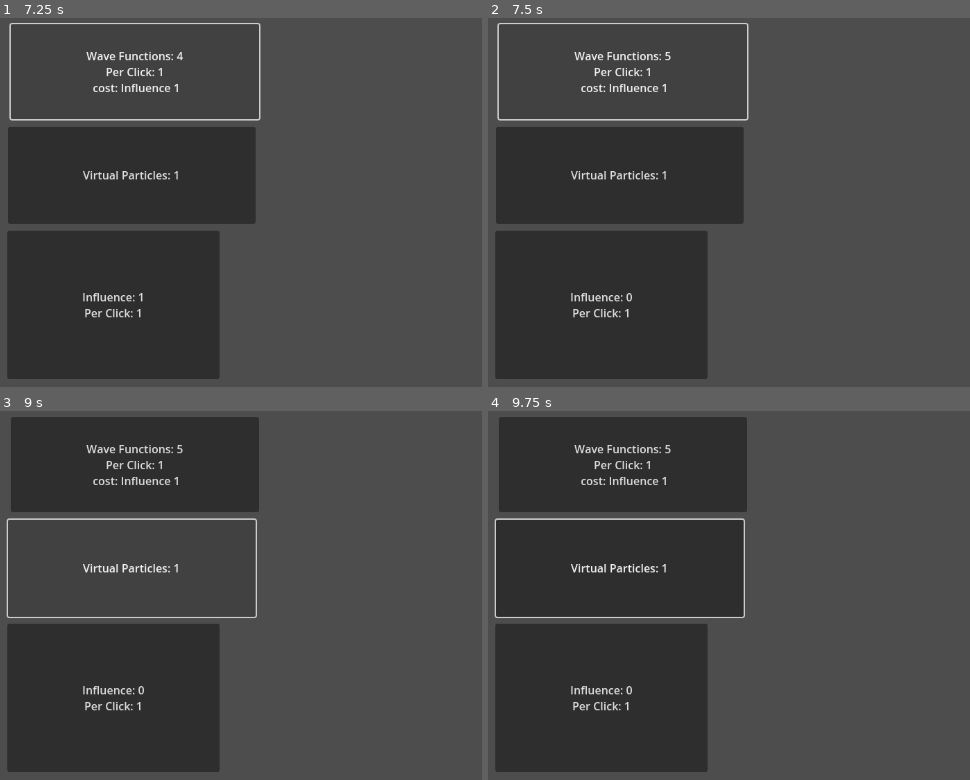
Above: before the commit, frames 1-4 (two rows, left to right).
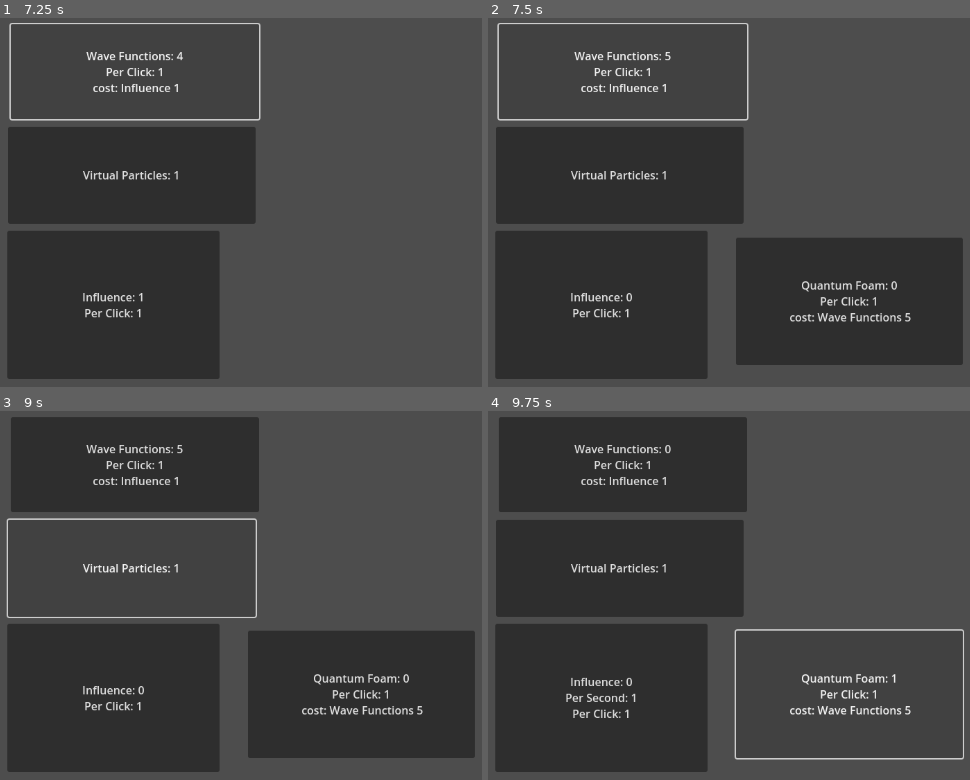
Above: after the commit, the same moments.

Repository: WilliamAHoffman/EmergentUniverse
Game: Godot game, scene res://scenes/root.tscn
Same seed, same stepped clock (60 frames per second), same inputs: the game is played once before the commit and once after it.
Inputs (mouse positions are in pixels of both pictures, inside the frame that each line leads up to):
- Up to frame 1 (7.25 s): click "Influence: 0 Per Click: 1" at 0.5 s; click "Influence: 1 Per Click: 1" at 1.25 s; click "Influence: 2 Per Click: 1" at 2 s; click "Influence: 3 Per Click: 1" at 2.75 s; click "Influence: 4 Per Click: 1" at 3.5 s; click "Wave Functions: 0 Per Click: …" at 4.25 s; click "Wave Functions: 1 Per Click: …" at 5 s; click "Wave Functions: 2 Per Click: …" at 5.75 s; click "Wave Functions: 3 Per Click: …" at 6.5 s
- Up to frame 2 (7.5 s): click "Wave Functions: 4 Per Click: …" at 7.25 s
- Up to frame 3 (9 s): click "Wave Functions: 5 Per Click: …" at 8 s; click "Virtual Particles: 1" at 8.75 s
- Up to frame 4 (9.75 s): click (849, 695) at 9.5 s, where only the run after the commit has a clickable "Quantum Foam: 0 Per Click: 1 …"

Frame 1 is identical in both runs. In frame 2, 16% of the frame differs, in the area x 51-99%, y 59-95%; in frame 3, 16%; in frame 4, 2.7%.

Commit message:
added upgrades and quantum foam

Diff:
--- a/scenes/root.tscn
+++ b/scenes/root.tscn
@@ -1,8 +1,7 @@
-[gd_scene load_steps=4 format=3 uid="uid://cyj1qkdkxyycc"]
+[gd_scene load_steps=3 format=3 uid="uid://cyj1qkdkxyycc"]
 
 [ext_resource type="Script" path="res://scripts/button scripts/button_manager.gd" id="1_u0srf"]
 [ext_resource type="Script" path="res://scripts/resource scripts/resource_manager.gd" id="2_os0tv"]
-[ext_resource type="Script" path="res://scripts/item scripts/item_manager.gd" id="3_unsvd"]
 
 [node name="Root" type="Node2D"]
 
@@ -57,8 +56,12 @@
 offset_right = 318.0
 offset_bottom = 521.0
 
+[node name="ShopQuantumFoam" type="Button" parent="ButtonManagerControl"]
+layout_mode = 0
+offset_left = 359.0
+offset_top = 317.0
+offset_right = 686.0
+offset_bottom = 501.0
+
 [node name="ResourceManager" type="Node2D" parent="."]
 script = ExtResource("2_os0tv")
-
-[node name="ItemManager" type="Node2D" parent="."]
-script = ExtResource("3_unsvd")
--- a/scripts/button scripts/button_data.gd
+++ b/scripts/button scripts/button_data.gd
@@ -10,6 +10,7 @@
 var cost : Dictionary #[ResourceData, int]
 var unlock_criteria : Dictionary #[ResourceData, int]
 var display_quantity : ResourceData
+var cost_scaling : int
 
 
 #Functional variables
@@ -22,11 +23,15 @@
 func _on_click():
 	if _check_cost():
 		_subtract_cost()
+
 		if add_resource != null:
 			_add_resources(add_resource.quantity_per_click)
 
 		if add_random_resources != null:
-			_add_random_resources(add_resource.quantity_per_click)
+			if add_resource != null:
+				_add_random_resources(add_resource.quantity_per_click)
+			else:
+				_add_random_resources(1)
 
 
 func _on_timer():
@@ -41,6 +46,7 @@
 
 func update_text():
 	button.text = main_text
+
 	if add_resource != null:
 		button.text += add_resource.name + ": " + str(add_resource.quantity)
 		if(add_resource.quantity_per_second != 0):
@@ -73,6 +79,7 @@
 func _add_resources(quantity):
 	add_resource.quantity += quantity
 
+
 func _add_random_resources(quantity_generated_from):
 	var quantity_multi = (quantity_generated_from * (random_resource_efficiency/100)) + 1
 	var rand_int = randi_range(0, 100)
--- a/scripts/button scripts/button_manager.gd
+++ b/scripts/button scripts/button_manager.gd
@@ -21,6 +21,9 @@
 
 func _on_button_pressed(button):
 	buttons[button.name]._on_click()
+	if buttons[button.name].add_resource != null:
+		resource_manager._send_upgrades(buttons[button.name].add_resource, resources)
+	resource_manager._apply_all_upgrades(resources)
 
 
 func _init_button_data():
@@ -53,6 +56,12 @@
 	buttons["ResourceDownQuark"].add_resource = resources["DownQuark"]
 	buttons["ResourceDownQuark"].unlock_criteria[resources["DownQuark"]] = 1
 
+	buttons["ShopQuantumFoam"] = ButtonData.new()
+	buttons["ShopQuantumFoam"].add_resource = resources["QuantumFoam"]
+	buttons["ShopQuantumFoam"].cost[resources["WaveFunction"]] = 5
+	buttons["ShopQuantumFoam"].unlock_criteria[resources["WaveFunction"]] = 5
+	buttons["ShopQuantumFoam"].cost_scaling = 1
+
 
 func _add_button_data():
 	for button in button_manager.get_children():
--- a/scripts/item scripts/item_data.gd
+++ /dev/null
@@ -1,9 +0,0 @@
-class_name ItemData
-
-#necessary variables
-var name : String
-var quantity := 0
-
-#optional variables
-var bonus_multi_per_click : Dictionary
-var bonus_multi_per_second : Dictionary
--- a/scripts/item scripts/item_manager.gd
+++ /dev/null
@@ -1,8 +0,0 @@
-class_name ItemManager
-extends Node2D
-
-func _ready():
-	init_item_data()
-
-func init_item_data():
-	pass
--- a/scripts/resource scripts/resource_data.gd
+++ b/scripts/resource scripts/resource_data.gd
@@ -1,23 +1,23 @@
 class_name ResourceData
 
+# necessary variables
 var name : String
+var dict_name : String
 var quantity := 0
 var quantity_per_click := 0
 var quantity_per_second := 0
 var is_unlocked = true
-var bonus_quantity_per_click : Dictionary
-var bonus_quantity_per_second : Dictionary
-var bonus_multi_per_click : Dictionary
-var bonus_multi_per_second : Dictionary
 
-func _add_bonus(quantity_bonus):
-	var quantity = 0
-	for bonus in quantity_bonus:
-		quantity += quantity_bonus[bonus]
-	return quantity
+#conditional variables
 
-func _multi_bonus(quantity_bonus):
-	var quantity = 1
-	for bonus in quantity_bonus:
-		quantity *= quantity_bonus[bonus]
-	return quantity
+var in_quantity_per_click : Dictionary
+var in_quantity_per_second : Dictionary
+var in_multi_per_click : Dictionary
+var in_multi_per_second : Dictionary
+
+#item variables
+
+var out_quantity_per_click : Dictionary
+var out_quantity_per_second : Dictionary
+var out_multi_per_click : Dictionary
+var out_multi_per_second : Dictionary
--- a/scripts/resource scripts/resource_manager.gd
+++ b/scripts/resource scripts/resource_manager.gd
@@ -6,25 +6,78 @@
 
 func _ready():
 	_init_resource_data()
-	for resource in resources:
-		resources[resource].quantity_per_click = resources[resource]._add_bonus(resources[resource].bonus_quantity_per_click)
-		resources[resource].quantity_per_second = resources[resource]._add_bonus(resources[resource].bonus_quantity_per_second)
-
+	_apply_all_upgrades(resources)
 
 func _init_resource_data():
+
 	resources["Influence"] = ResourceData.new()
 	resources["Influence"].name = "Influence"
-	resources["Influence"].bonus_quantity_per_click["base"] = 1
+	resources["Influence"].dict_name = "Influence"
+	resources["Influence"].in_quantity_per_click["base"] = 1
 
 	resources["VirtualParticle"] = ResourceData.new()
 	resources["VirtualParticle"].name = "Virtual Particles"
+	resources["VirtualParticle"].dict_name = "VirtualParticle"
 
 	resources["WaveFunction"] = ResourceData.new()
 	resources["WaveFunction"].name = "Wave Functions"
-	resources["WaveFunction"].bonus_quantity_per_click["base"] = 1
+	resources["WaveFunction"].dict_name = "WaveFunctions"
+	resources["WaveFunction"].in_quantity_per_click["base"] = 1
 
 	resources["UpQuark"] = ResourceData.new()
 	resources["UpQuark"].name = "Up Quarks"
+	resources["UpQuark"].dict_name = "UpQuarks"
 
 	resources["DownQuark"] = ResourceData.new()
 	resources["DownQuark"].name = "Down Quarks"
+	resources["DownQuark"].dict_name = "DownQuarks"
+
+	resources["QuantumFoam"] = ResourceData.new()
+	resources["QuantumFoam"].name = "Quantum Foam"
+	resources["QuantumFoam"].dict_name = "QuantumFoam"
+	resources["QuantumFoam"].out_quantity_per_second["Influence"] = 1
+	resources["QuantumFoam"].in_quantity_per_click["base"] = 1
+
+
+func _apply_all_upgrades(resources : Dictionary):
+		for resource in resources:
+			resources[resource].quantity_per_click = _apply_add_upgrades(resources[resource], resources[resource].in_quantity_per_click, resources)
+			resources[resource].quantity_per_second = _apply_add_upgrades(resources[resource], resources[resource].in_quantity_per_second, resources)
+			resources[resource].quantity_per_click *= _apply_multi_upgrades(resources[resource], resources[resource].in_multi_per_click, resources)
+			resources[resource].quantity_per_second *= _apply_multi_upgrades(resources[resource], resources[resource].in_multi_per_second, resources)
+
+			print(resources[resource].quantity_per_click)
+
+
+func _apply_add_upgrades(resource : ResourceData, upgrades : Dictionary, resources : Dictionary):
+	var quantity = 0
+	for upgrade in upgrades:
+		if upgrade == "base":
+			quantity += upgrades[upgrade]
+		else:
+			quantity += (upgrades[upgrade] * resources[upgrade].quantity)
+	return quantity
+
+
+func _apply_multi_upgrades(resource : ResourceData, upgrades : Dictionary, resources : Dictionary):
+	var quantity = 1
+	for upgrade in upgrades:
+		if upgrade == "base":
+			quantity *= upgrades[upgrade]
+		else:
+			quantity *= (upgrades[upgrade] + resources[upgrade].quantity)
+	return quantity
+
+func _send_upgrades(resource : ResourceData, resources : Dictionary):
+
+	for upgrade in resource.out_multi_per_click:
+		resources[upgrade].in_multi_per_click[resource.dict_name] = resource.out_multi_per_click[upgrade]
+
+	for upgrade in resource.out_multi_per_second:
+		resources[upgrade].in_multi_per_second[resource.dict_name] = resource.out_multi_per_second[upgrade]
+
+	for upgrade in resource.out_quantity_per_click:
+		resources[upgrade].in_quantity_per_click[resource.dict_name] = resource.out_quantity_per_click[upgrade]
+
+	for upgrade in resource.out_quantity_per_second:
+		resources[upgrade].in_quantity_per_second[resource.dict_name] = resource.out_quantity_per_second[upgrade]
